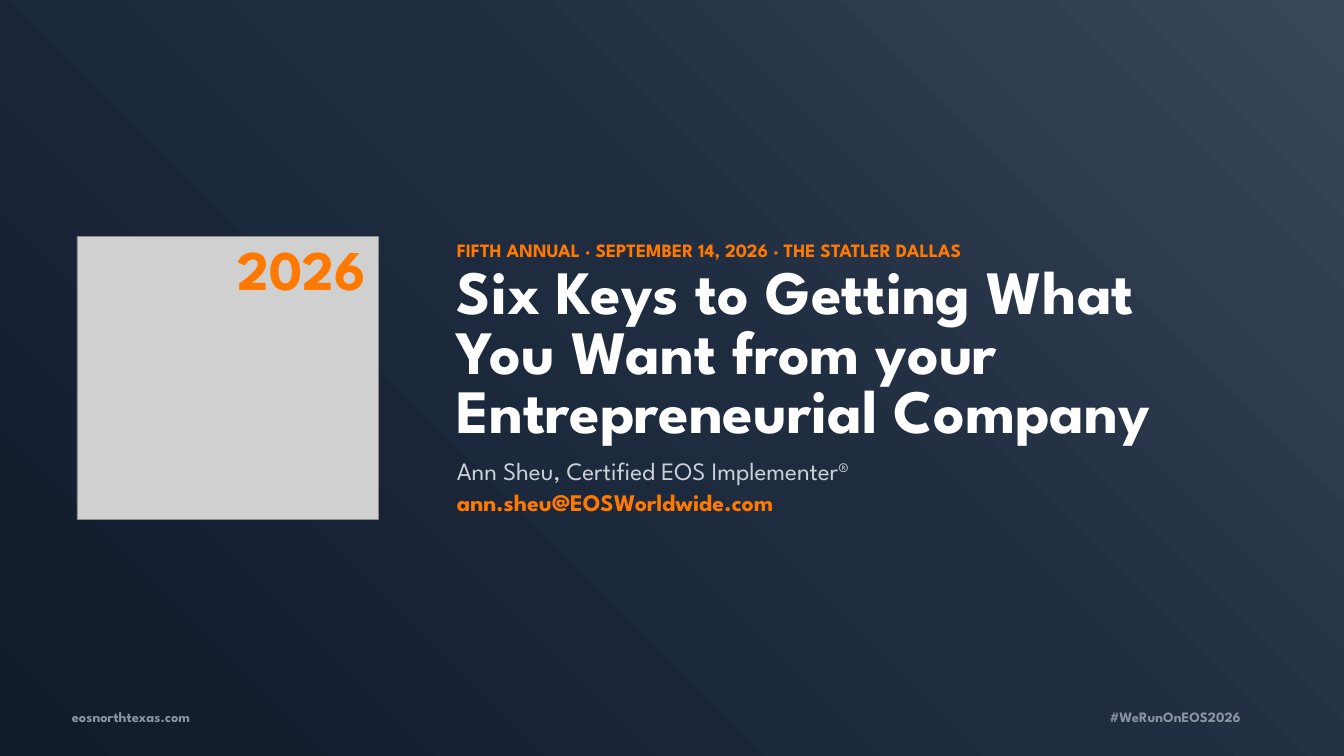
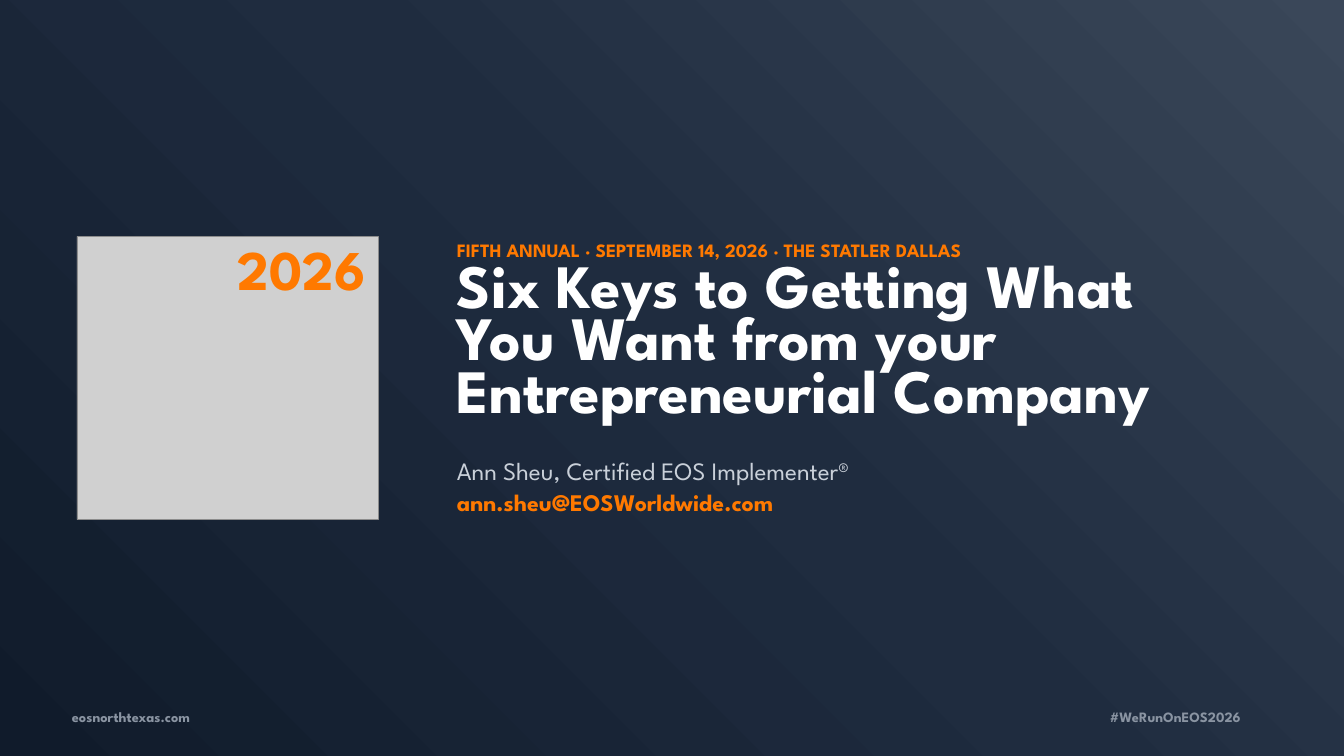
Before and after one commit to TicoRicoRay/wroe-dallas-2026, a slide deck: slide 1 of deliverables/speaker-decks/Ann_Sheu_Get_A_Grip.pptx. Drawn at 1344x756 pixels with LibreOffice and Linux fonts; fonts in the diff are those of the drawing; grey boxes stand for pictures. Boxes give left, top, right and bottom in pixels: in the first picture for what was removed or moved away, otherwise in the second. Text is boxed around its words. In the diff, an @@ line names an element or a change of style, - is before the commit and + after.

```diff
--- a/deliverables/speaker-decks/Ann_Sheu_Get_A_Grip.pptx
+++ b/deliverables/speaker-decks/Ann_Sheu_Get_A_Grip.pptx
@@ text "Six Keys to Getting What ..." at (457, 246, 1150, 426): line spacing 0.81 to 0.71 @@
```
Also in this commit, not shown: 5 other slides changed.
